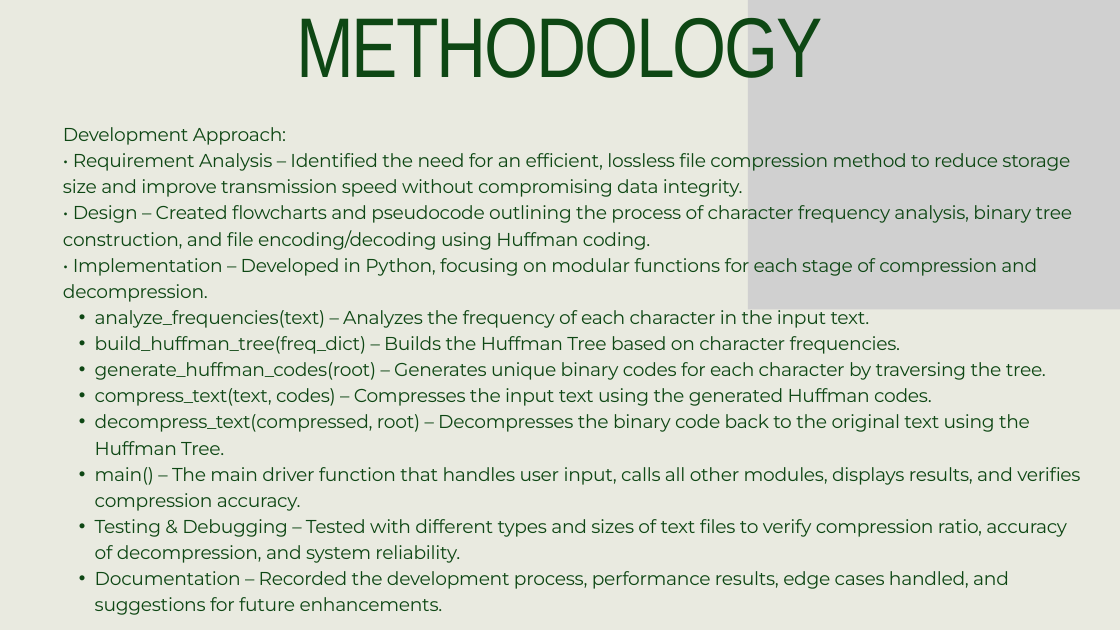
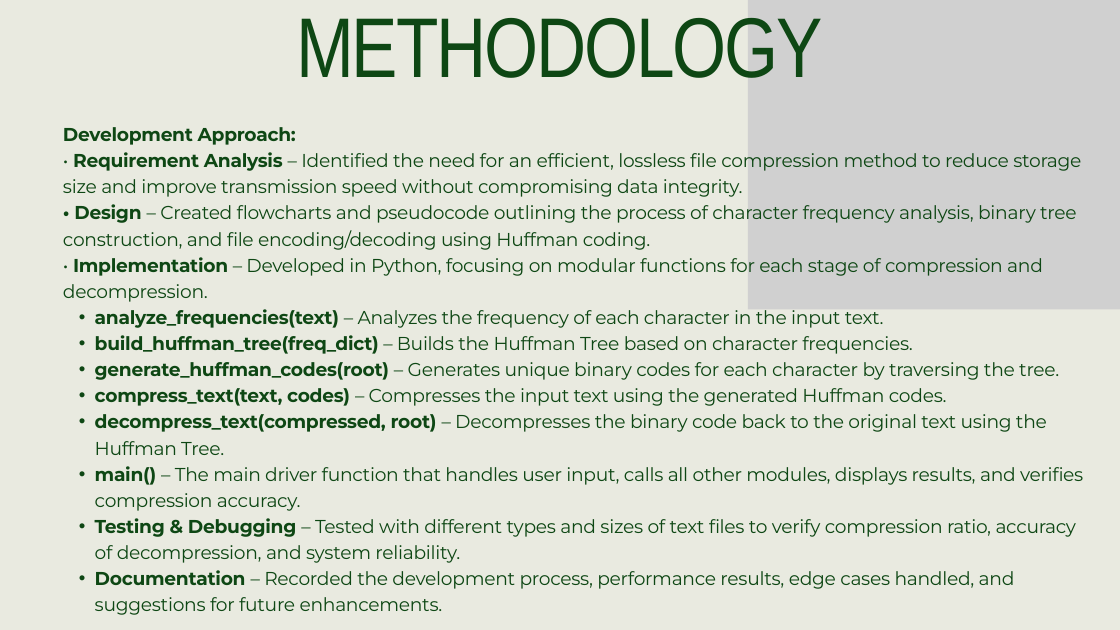
Before and after one commit to pradeepkumar673/pradeepkumar673-capstone_project_data_structures, a slide deck: slide 5 of OPTIMIZED FILE COMPRESSION USING BINARY TREES (DHILIPAN M - PRADEEP KUMAR S).pptx. Drawn at 1120x630 pixels with LibreOffice and Linux fonts; fonts in the diff are those of the drawing; grey boxes stand for pictures. Boxes give left, top, right and bottom in pixels: in the first picture for what was removed or moved away, otherwise in the second. Text is boxed around its words. In the diff, an @@ line names an element or a change of style, - is before the commit and + after.

```diff
--- a/OPTIMIZED FILE COMPRESSION USING BINARY TREES (DHILIPAN M - PRADEEP KUMAR S).pptx
+++ b/OPTIMIZED FILE COMPRESSION USING BINARY TREES (DHILIPAN M - PRADEEP KUMAR S).pptx
@@ text "Development Approach:" at [63, 127, 1083, 615]: bold on in "Development Approach:", "Requirement Analysis", "• Design", "Implementation" and 8 more places @@
```
Also in this commit, not shown: 3 other slides changed.
